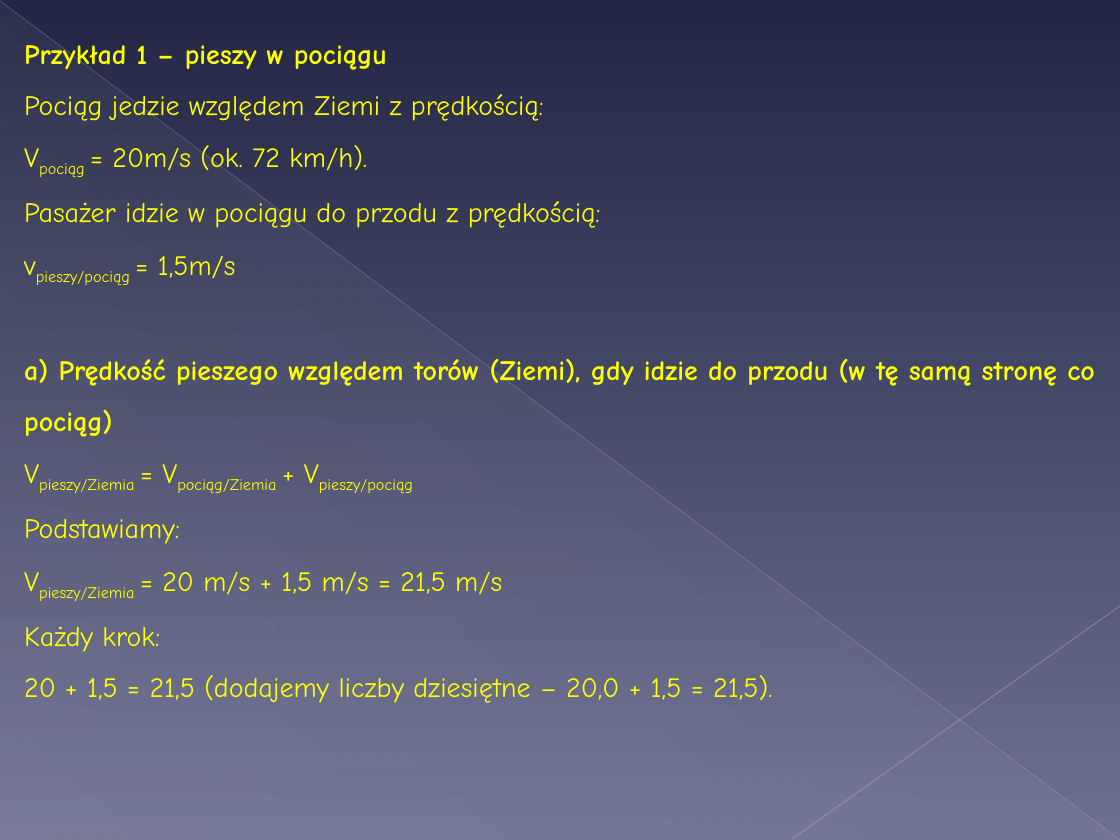
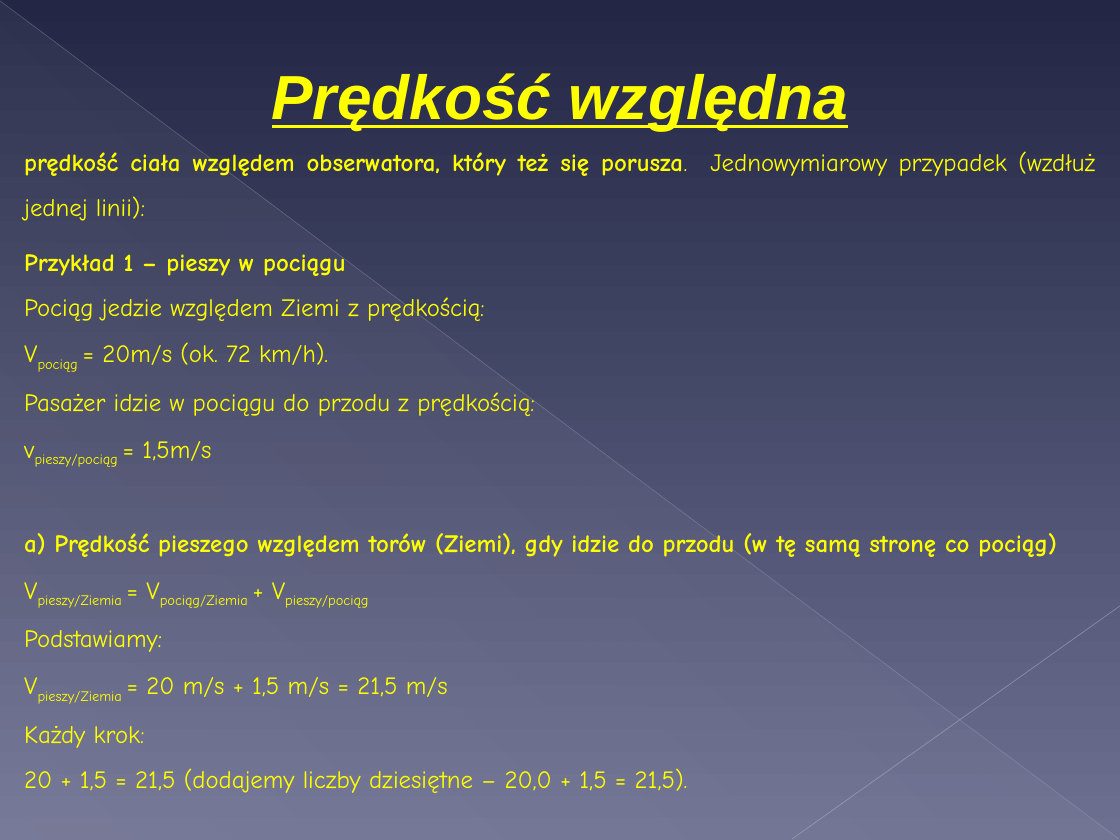
Before and after one commit to MichalMus/Fizyka-w-szkole, a slide deck: slide 22 of 4.Kinematyka/1.Co to jest ruch.ppt (slide 10 before the commit). Drawn at 1120x840 pixels with LibreOffice and Linux fonts; fonts in the diff are those of the drawing. Boxes give left, top, right and bottom in pixels: in the first picture for what was removed or moved away, otherwise in the second. Text is boxed around its words. In the diff, an @@ line names an element or a change of style, - is before the commit and + after.

```diff
--- a/4.Kinematyka/1.Co to jest ruch.ppt
+++ b/4.Kinematyka/1.Co to jest ruch.ppt
@@ text added at (24,73,1095,221), 16 pt, text #FFFF00, bold @@
+Prędkość względna
+prędkość ciała względem obserwatora, który też się porusza. Jednowymiarowy przypadek (wzdłuż jednej linii):
@@ text "Przykład 1 – pieszy w ...": place and size @@
-text "Przykład 1 – pieszy w ..." at (24,45,1095,703)
+text "Przykład 1 – pieszy w ..." at (24,254,1057,793)
@@ text "Przykład 1 – pieszy w ..." at (24,254,1057,793): size 18 to 16 pt @@
```
Also in this commit, not shown: 3 other slides changed, 18 slides added, 13 slides removed, 2 other files.
